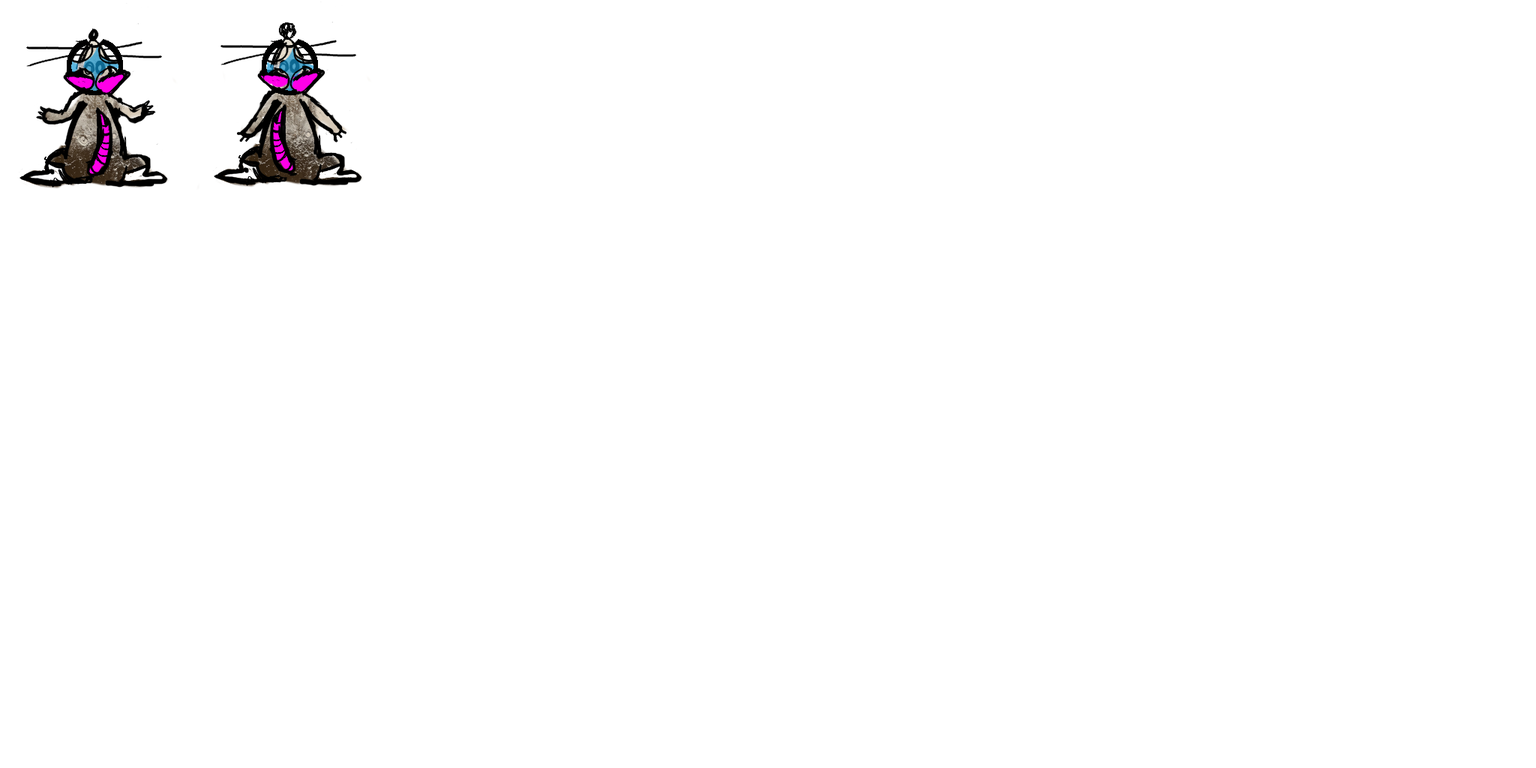
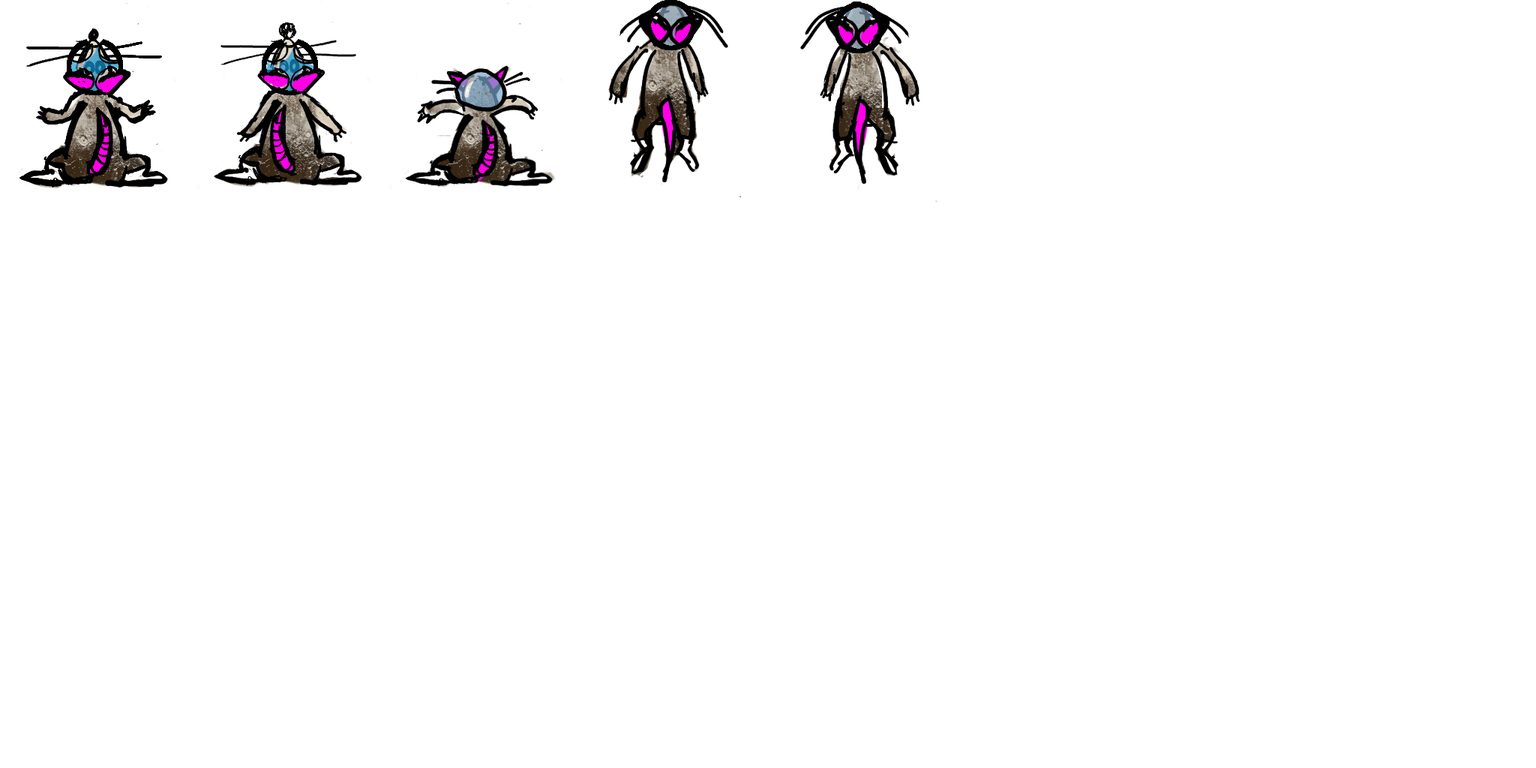
Layers edited between the first and the second w=1536, h=768 image:
painted on "helmet" over [453, 0, 885, 113]
painted on "helmetcolors" over [456, 4, 874, 111]
painted on "lines" over [18, 0, 921, 188]
painted on "colors" over [341, 13, 921, 186]
painted on "1920px-Pluto_in_True_Color_-_High-Res.jpg" over [389, 0, 937, 202]
